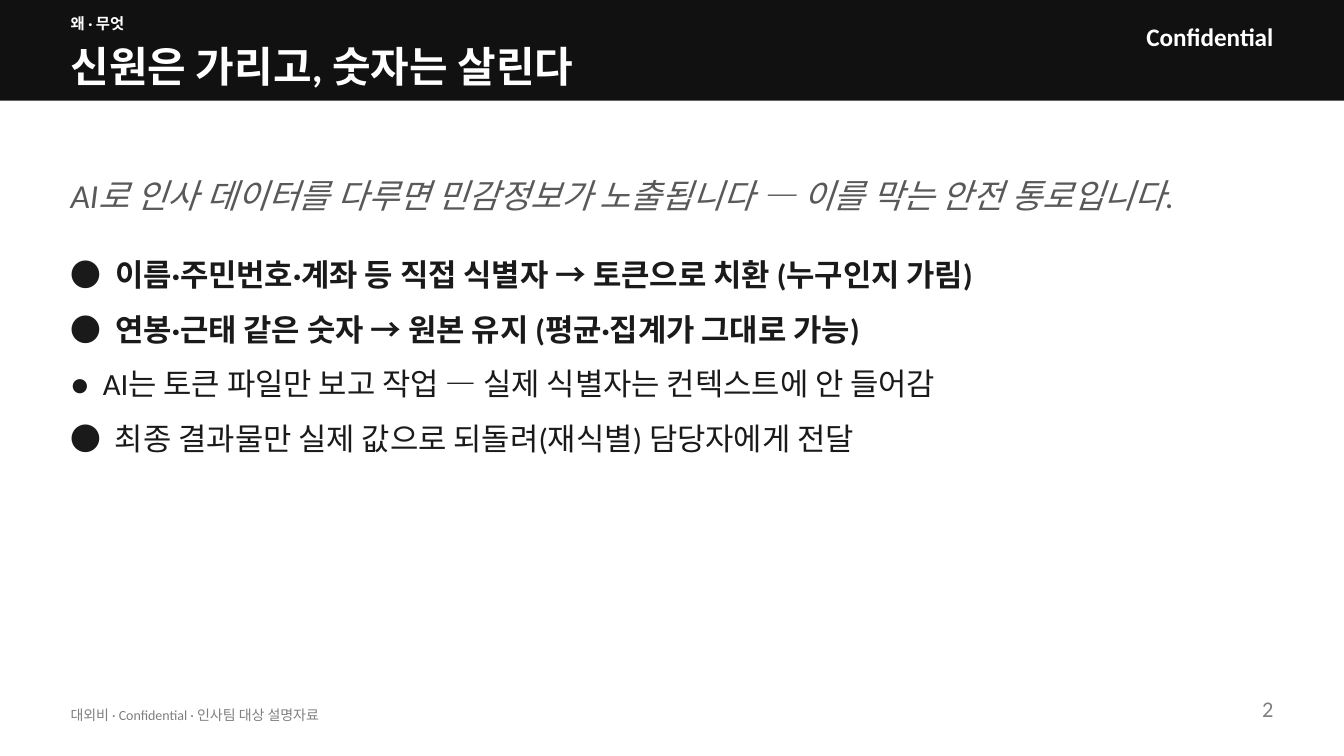
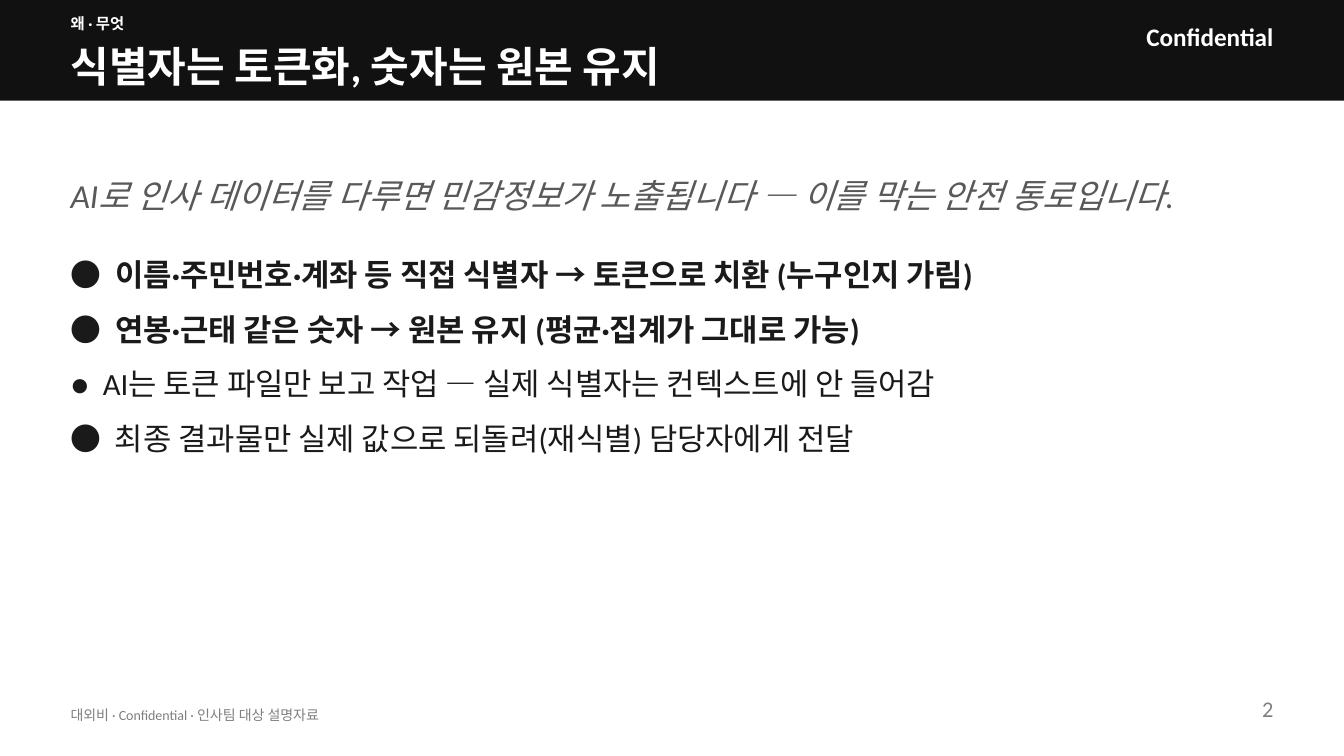
Before and after one commit to kos2001/pii-encryption-gateway, a slide deck: slide 2 of claudedocs/pii-gateway-hr-deck.pptx. Drawn at 1344x756 pixels with LibreOffice and Linux fonts; fonts in the diff are those of the drawing. Boxes give left, top, right and bottom in pixels: in the first picture for what was removed or moved away, otherwise in the second. Text is boxed around its words. In the diff, an @@ line names an element or a change of style, - is before the commit and + after.

```diff
--- a/claudedocs/pii-gateway-hr-deck.pptx
+++ b/claudedocs/pii-gateway-hr-deck.pptx
@@ text at bbox=[71, 46, 660, 88]: text changed @@
-신원은 가리고, 숫자는 살린다
+식별자는 토큰화, 숫자는 원본 유지
```
Also in this commit, not shown: 4 other slides changed, 2 slides removed, 1 other file.
